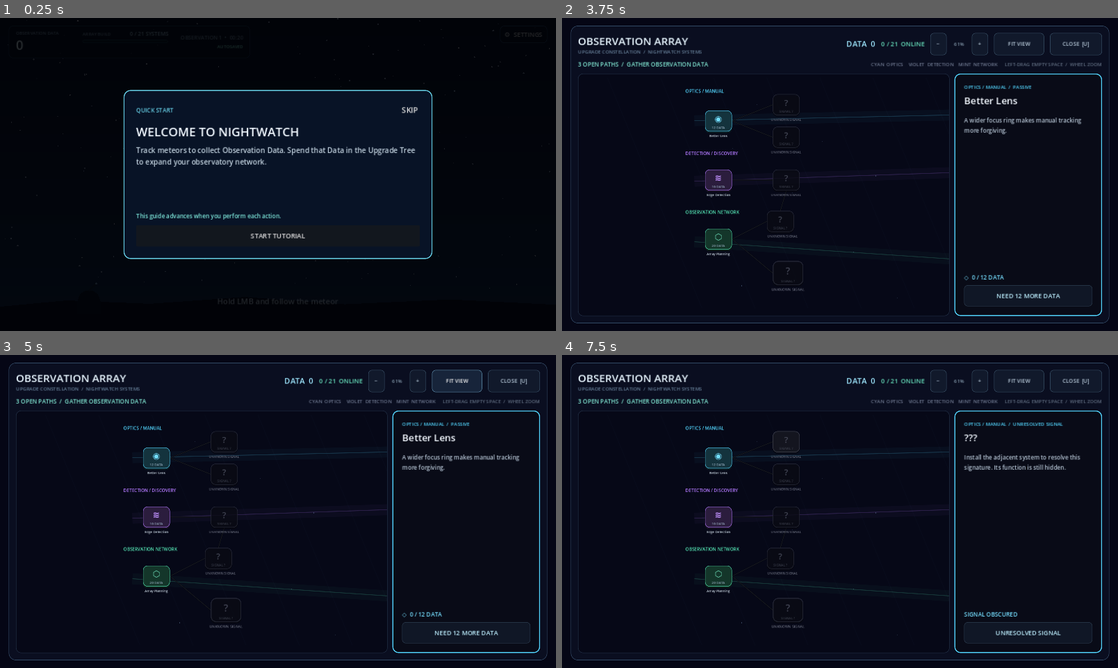
Above: before the commit, frames 1-4 (two rows, left to right).
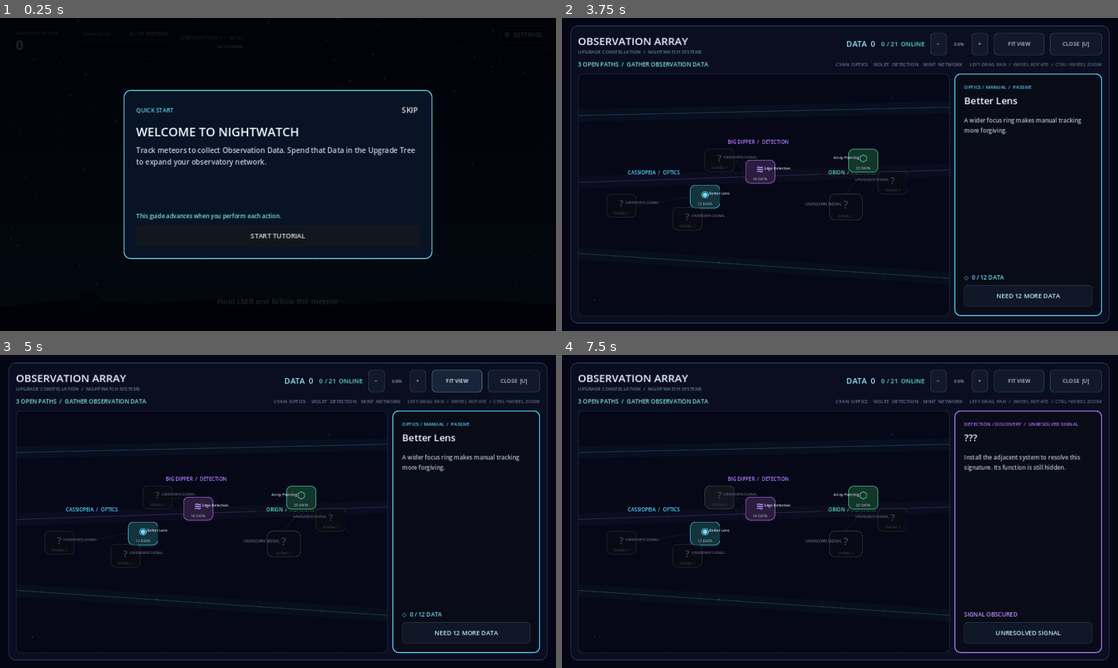
Above: after the commit, the same moments.

Repository: frotrue/nightwatch-array
Game: Godot game, scene res://scenes/main.tscn
Two runs of this game, one before a commit and one after it. Both use one fixed random seed, a clock stepped at 60 frames per second and the inputs below.
Inputs (mouse positions are in pixels of both pictures, inside the frame that each line leads up to):
- Up to frame 1 (0.25 s): no input
- Up to frame 2 (3.75 s): click "SKIP" at 0.5 s; click "⚙ SETTINGS" at 1.25 s; click "REPLAY TUTORIAL" at 2 s; click "SKIP" at 2.75 s; tap Enter at 3.5 s; move the mouse to (962, 158) at 3.52 s; hold D from 3.53 s (still down); tap U at 3.6 s; click (962, 158) at 3.67 s
- Up to frame 3 (5 s): tap Space at 3.77 s; release D at 4.25 s; click "FIT VIEW" at 4.25 s
- Up to frame 4 (7.5 s): click "−" at 5 s; click "+" at 5.75 s; click "◉" at 6.5 s; click "?" at 7.25 s

The runs differ from the first frame. In frame 2, 4.1% of the frame differs, in the area x 3-92%, y 8-91%; in frame 3, 4.1%; in frame 4, 4.9%, in the area x 3-98%, y 8-96%.
Error in both runs: Invalid call. Nonexistent function 'get_mouse_filter_with_override' in base 'Button'. (res://scripts/observation_controller.gd:247)

Commit message:
feat: rotate the constellation chart

Diff:
--- a/localization/ui.csv
+++ b/localization/ui.csv
@@ -123,7 +123,7 @@
 TREE_CLOSE,CLOSE  [U],닫기  [U]
 TREE_START_OBSERVATION,START OBSERVATION  [U],관측 시작  [U]
 TREE_LEGEND,CYAN  OPTICS    VIOLET  DETECTION    MINT  NETWORK,청록  광학    보라  탐지    민트  관측망
-TREE_CONTROLS,LEFT-DRAG EMPTY SPACE  /  WHEEL ZOOM,빈 공간 좌클릭 드래그로 이동  /  휠로 확대·축소
+TREE_CONTROLS,LEFT-DRAG PAN  /  WHEEL ROTATE  /  CTRL+WHEEL ZOOM,좌클릭 드래그 이동  /  휠 회전  /  Ctrl+휠 확대·축소
 TREE_STATUS_READY,%d UPGRADE READY,시스템 설치 가능 %d개
 TREE_STATUS_PATHS,%d OPEN PATHS  /  GATHER OBSERVATION DATA,열린 경로 %d개  /  관측 데이터 필요
 TREE_STATUS_STABLE,OBSERVATION NETWORK STABLE,관측망 안정화 완료
@@ -158,6 +158,9 @@
 BRANCH_OPTICS,OPTICS / MANUAL,광학 / 수동 관측
 BRANCH_DETECTION,DETECTION / DISCOVERY,탐지 / 발견
 BRANCH_NETWORK,OBSERVATION NETWORK,관측망
+CONSTELLATION_CASSIOPEIA,CASSIOPEIA  /  OPTICS,카시오페이아자리  /  광학
+CONSTELLATION_BIG_DIPPER,BIG DIPPER  /  DETECTION,북두칠성  /  탐지
+CONSTELLATION_ORION,ORION  /  NETWORK,오리온자리  /  관측망
 EFFECT_PASSIVE,PASSIVE,지속 효과
 EFFECT_TRANSFORMATION,TRANSFORMATION,기능 확장
 EFFECT_DISCOVERY,DISCOVERY,발견
--- a/scripts/game_settings.gd
+++ b/scripts/game_settings.gd
@@ -7,12 +7,14 @@
 
 var locale: String = "en"
 var tutorial_completed: bool = false
+var research_chart_rotation: float = 0.0
 
 
 func _ready() -> void:
 	process_mode = Node.PROCESS_MODE_ALWAYS
 	locale = _load_locale()
 	tutorial_completed = _load_tutorial_completed()
+	research_chart_rotation = _load_research_chart_rotation()
 	TranslationServer.set_locale(locale)
 
 
@@ -50,6 +52,22 @@
 		push_warning("Could not save tutorial setting: %s" % error_string(error))
 
 
+func get_research_chart_rotation() -> float:
+	return research_chart_rotation
+
+
+func set_research_chart_rotation(value: float, persist: bool = true) -> void:
+	research_chart_rotation = wrapf(value, -PI, PI)
+	if not persist:
+		return
+	var config := ConfigFile.new()
+	config.load(SETTINGS_PATH)
+	config.set_value("research_chart", "rotation", research_chart_rotation)
+	var error := config.save(SETTINGS_PATH)
+	if error != OK:
+		push_warning("Could not save research chart rotation: %s" % error_string(error))
+
+
 func _load_locale() -> String:
 	var fallback := OS.get_locale_language().to_lower().left(2)
 	if fallback not in SUPPORTED_LOCALES:
@@ -68,6 +86,13 @@
 	return bool(config.get_value("onboarding", "tutorial_completed", false))
 
 
+func _load_research_chart_rotation() -> float:
+	var config := ConfigFile.new()
+	if config.load(SETTINGS_PATH) != OK:
+		return 0.0
+	return wrapf(float(config.get_value("research_chart", "rotation", 0.0)), -PI, PI)
+
+
 func _save_locale() -> void:
 	var config := ConfigFile.new()
 	config.load(SETTINGS_PATH)
--- a/scripts/upgrade_tree.gd
+++ b/scripts/upgrade_tree.gd
@@ -4,6 +4,7 @@
 signal tree_closed
 
 const Balance = preload("res://scripts/game_balance.gd")
+const ChartData = preload("res://scripts/research_chart_data.gd")
 
 const TREE_SIZE := Vector2(1460, 780)
 const NODE_SIZE := Vector2(92, 72)
@@ -11,6 +12,9 @@
 const MIN_ZOOM := 0.55
 const MAX_ZOOM := 1.28
 const HOLD_PURCHASE_SECONDS := 0.75
+const CHART_ORIGIN := Vector2(TREE_SIZE.x * 0.5, TREE_SIZE.y * 0.93)
+const ROTATION_STEP := deg_to_rad(6.0)
+const DEFAULT_ROTATION := 0.0
 const BACKGROUND_STARS := [
 	Vector2(74, 48), Vector2(184, 238), Vector2(267, 91), Vector2(386, 390),
 	Vector2(488, 215), Vector2(594, 590), Vector2(704, 82), Vector2(812, 414),
@@ -110,12 +114,15 @@
 var node_major_badges: Dictionary = {}
 var node_hold_bars: Dictionary = {}
 var branch_labels: Dictionary = {}
+var star_positions: Dictionary = {}
+var node_positions: Dictionary = {}
 
 var selected_node_id: String = ""
 var held_node_id: String = ""
 var hold_elapsed: float = 0.0
 var zoom: float = 0.78
 var pan_position := Vector2.ZERO
+var rotation_offset: float = DEFAULT_ROTATION
 var panning: bool = false
 var pan_mouse_button: int = 0
 var paused_by_tree: bool = false
@@ -143,6 +150,8 @@
 	settings_controller = controller
 	if not settings_controller.language_changed.is_connected(_on_language_changed):
 		settings_controller.language_changed.connect(_on_language_changed)
+	rotation_offset = settings_controller.get_research_chart_rotation()
+	_layout_chart()
 	_apply_locale()
 
 
@@ -156,7 +165,7 @@
 	paused_by_tree = not get_tree().paused
 	get_tree().paused = true
 	_refresh()
-	call_deferred("_reset_view")
+	call_deferred("_frame_frontier")
 	tree_opened.emit()
 
 
@@ -171,6 +180,8 @@
 	if paused_by_tree:
 		get_tree().paused = false
 	paused_by_tree = false
+	if settings_controller != null:
+		settings_controller.set_research_chart_rotation(rotation_offset)
 	Input.mouse_mode = Input.MOUSE_MODE_HIDDEN
 	tree_closed.emit()
 
@@ -245,11 +256,17 @@
 			get_viewport().set_input_as_handled()
 			return
 		if event.pressed and event.button_index == MOUSE_BUTTON_WHEEL_UP:
-			_zoom_at(event.position, 1.10)
+			if event.ctrl_pressed:
+				_zoom_at(event.position, 1.10)
+			else:
+				_rotate_chart(-ROTATION_STEP)
 			get_viewport().set_input_as_handled()
 			return
 		if event.pressed and event.button_index == MOUSE_BUTTON_WHEEL_DOWN:
-			_zoom_at(event.position, 1.0 / 1.10)
+			if event.ctrl_pressed:
+				_zoom_at(event.position, 1.0 / 1.10)
+			else:
+				_rotate_chart(ROTATION_STEP)
 			get_viewport().set_input_as_handled()
 			return
 	if event is InputEventMouseMotion and panning:
@@ -275,33 +292,35 @@
 
 
 func _reset_view() -> void:
+	rotation_offset = DEFAULT_ROTATION
+	_layout_chart()
+	if settings_controller != null:
+		settings_controller.set_research_chart_rotation(rotation_offset)
+	_frame_frontier()
+
+
+func _frame_frontier() -> void:
 	if content_clip == null or content_clip.size.x <= 1.0 or content_clip.size.y <= 1.0:
 		return
-	var visible_bounds := Rect2()
-	var has_visible_node := false
-	for button_variant in node_buttons.values():
-		var button: Button = button_variant
-		if not button.visible:
-			continue
-		var label: Label = node_names[String(button.get_meta("node_id"))]
-		var button_rect := Rect2(button.position, Vector2(maxf(button.size.x, label.size.x), button.size.y + 34.0))
-		visible_bounds = button_rect if not has_visible_node else visible_bounds.merge(button_rect)
-		has_visible_node = true
-	if not has_visible_node:
-		visible_bounds = Rect2(Vector2.ZERO, TREE_SIZE)
-	visible_bounds = visible_bounds.grow(44.0)
+	var visible_bounds := Rect2(CHART_ORIGIN, Vector2.ZERO)
+	for point_variant in star_positions.values():
+		var point := Vector2(point_variant)
+		visible_bounds = visible_bounds.expand(point)
+	visible_bounds = visible_bounds.grow(72.0)
+	var horizontal_extent := maxf(absf(visible_bounds.position.x - CHART_ORIGIN.x), absf(visible_bounds.end.x - CHART_ORIGIN.x))
+	var upward_extent := maxf(1.0, CHART_ORIGIN.y - visible_bounds.position.y)
 	zoom = clampf(
-		minf(content_clip.size.x / visible_bounds.size.x, content_clip.size.y / visible_bounds.size.y) * 0.94,
+		minf((content_clip.size.x - 36.0) / maxf(horizontal_extent * 2.0, 1.0), (content_clip.size.y - 28.0) / upward_extent) * 0.94,
 		MIN_ZOOM,
 		1.0
 	)
-	pan_position = (content_clip.size - visible_bounds.size * zoom) * 0.5 - visible_bounds.position * zoom
+	pan_position = Vector2(content_clip.size.x * 0.5, content_clip.size.y - 18.0) - CHART_ORIGIN * zoom
 	_apply_transform()
 
 
 func _on_content_resized() -> void:
 	if is_open() and content_clip.size.x > 1.0 and content_clip.size.y > 1.0:
-		call_deferred("_reset_view")
+		call_deferred("_frame_frontier")
 
 
 func _apply_transform() -> void:
@@ -309,6 +328,65 @@
 	tree_canvas.scale = Vector2.ONE * zoom
 	if zoom_label != null:
 		zoom_label.text = "%d%%" % int(round(zoom * 100.0))
+
+
+func _rotate_chart(amount: float) -> void:
+	rotation_offset = wrapf(rotation_offset + amount, -PI, PI)
+	if settings_controller != null:
+		settings_controller.set_research_chart_rotation(rotation_offset, false)
+	_layout_chart()
+
+
+func _layout_chart() -> void:
+	if tree_canvas == null:
+		return
+	star_positions.clear()
+	node_positions.clear()
+	for constellation_id in ChartData.CONSTELLATIONS:
+		var constellation: Dictionary = ChartData.CONSTELLATIONS[constellation_id]
+		var placement: Dictionary = ChartData.PLACEMENTS[constellation_id]
+		var anchor := CHART_ORIGIN + Vector2.RIGHT.rotated(float(placement.anchor_angle)) * float(placement.anchor_radius)
+		var tilt := float(placement.tilt)
+		var scale_amount := float(placement.scale)
+		for star_variant in constellation.stars:
+			var star: Dictionary = star_variant
+			var local_offset := Vector2(star.local_position).rotated(tilt) * scale_amount
+			var base_position := anchor + local_offset
+			var chart_position := CHART_ORIGIN + (base_position - CHART_ORIGIN).rotated(rotation_offset)
+			var star_key := "%s/%s" % [constellation_id, String(star.id)]
+			star_positions[star_key] = chart_position
+			var node_id := String(star.get("node_id", ""))
+			if not node_id.is_empty():
+				node_positions[node_id] = chart_position
+	for node_id in node_positions:
+		if not node_buttons.has(node_id):
+			continue
+		var button: Button = node_buttons[node_id]
+		var shadow: PanelContainer = node_shadows[node_id]
+		var label: Label = node_names[node_id]
+		var center := Vector2(node_positions[node_id])
+		button.position = center - button.size * 0.5
+		shadow.position = button.position + Vector2(0, 5)
+		var label_direction := 1.0 if center.x < CHART_ORIGIN.x else -1.0
+		label.position = center + Vector2(12.0 * label_direction, -18.0)
+		if label_direction < 0.0:
+			label.position.x -= label.size.x
+		label.horizontal_alignment = HORIZONTAL_ALIGNMENT_LEFT if label_direction > 0.0 else HORIZONTAL_ALIGNMENT_RIGHT
+	_layout_branch_labels()
+	tree_canvas.queue_redraw()
+
+
+func _layout_branch_labels() -> void:
+	for constellation_id in ChartData.CONSTELLATIONS:
+		var constellation: Dictionary = ChartData.CONSTELLATIONS[constellation_id]
+		var branch_id := String(constellation.branch)
+		if not branch_labels.has(branch_id):
+			continue
+		var placement: Dictionary = ChartData.PLACEMENTS[constellation_id]
+		var anchor := CHART_ORIGIN + Vector2.RIGHT.rotated(float(placement.anchor_angle)) * float(placement.anchor_radius)
+		var rotated_anchor := CHART_ORIGIN + (anchor - CHART_ORIGIN).rotated(rotation_offset)
+		var label: Label = branch_labels[branch_id]
+		label.position = rotated_anchor + Vector2(-110.0, -118.0)
 
 
 func _on_node_hold_started(node_id: String) -> void:
@@ -600,8 +678,9 @@
 	_refresh_phase_context()
 	legend_label.text = tr("TREE_LEGEND")
 	controls_label.text = "    " + tr("TREE_CONTROLS")
-	for branch_id in branch_labels:
-		branch_labels[branch_id].text = _branch_name(branch_id)
+	for constellation_id in ChartData.CONSTELLATIONS:
+		var constellation: Dictionary = ChartData.CONSTELLATIONS[constellation_id]
+		branch_labels[String(constellation.branch)].text = tr(String(constellation.label_key))
 	if progression != null:
 		node_visual_keys.clear()
 		_refresh()
@@ -745,14 +824,16 @@
 	for definition in Balance.UPGRADE_NODES:
 		_build_node_button(definition)
 	_build_detail_panel(content_row)
+	_layout_chart()
 
 
 func _build_branch_labels() -> void:
-	var rows := {"optics": 34.0, "detection": 245.0, "network": 444.0}
-	for branch_id in ["optics", "detection", "network"]:
+	for constellation_id in ChartData.CONSTELLATIONS:
+		var constellation: Dictionary = ChartData.CONSTELLATIONS[constellation_id]
+		var branch_id := String(constellation.branch)
 		var branch: Dictionary = Balance.BRANCHES[branch_id]
-		var label := _make_label(_branch_name(branch_id), 15, branch.color)
-		label.position = Vector2(24.0, float(rows[branch_id]))
+		var label := _make_label(tr(String(constellation.label_key)), 15, branch.color)
+		label.position = Vector2.ZERO
 		label.size = Vector2(300, 28)
 		tree_canvas.add_child(label)
 		branch_labels[branch_id] = label
--- a/tests/smoke_test.gd
+++ b/tests/smoke_test.gd
@@ -260,8 +260,21 @@
 		"edge_detection": opening_detection.position,
 		"array_planning": opening_network.position
 	}
-	_check(is_equal_approx(opening_optics.position.x, opening_detection.position.x) and is_equal_approx(opening_detection.position.x, opening_network.position.x), "opening branch cards use the permanent branch-aligned layout")
-	_check(opening_optics.position.y < opening_detection.position.y and opening_detection.position.y < opening_network.position.y, "opening branches are stacked like the full research tree")
+	var chart_data = load("res://scripts/research_chart_data.gd")
+	var expected_chart_node_ids: Array[String] = []
+	for definition in balance.UPGRADE_NODES:
+		expected_chart_node_ids.append(String(definition.id))
+	var chart_validation_errors: Array[String] = chart_data.validation_errors(expected_chart_node_ids)
+	_check(chart_validation_errors.is_empty(), "research chart maps every upgrade exactly once with valid constellation segments")
+	_check(opening_optics.position != opening_detection.position and opening_detection.position != opening_network.position, "opening research nodes occupy distinct constellation positions")
+	var optics_center_before := opening_optics.position + opening_optics.size * 0.5
+	var optics_radius_before := optics_center_before.distance_to(game.upgrade_tree.CHART_ORIGIN)
+	game.upgrade_tree._rotate_chart(game.upgrade_tree.ROTATION_STEP)
+	var optics_center_after := opening_optics.position + opening_optics.size * 0.5
+	_check(is_equal_approx(optics_radius_before, optics_center_after.distance_to(game.upgrade_tree.CHART_ORIGIN)), "mouse-wheel chart rotation preserves each star's polar radius")
+	_check(absf((optics_center_before - game.upgrade_tree.CHART_ORIGIN).angle_to(optics_center_after - game.upgrade_tree.CHART_ORIGIN) - game.upgrade_tree.ROTATION_STEP) < 0.001, "research chart rotation changes only the global polar angle")
+	game.upgrade_tree._reset_view()
+	_check(is_zero_approx(game.upgrade_tree.rotation_offset), "research chart reset returns to north")
 	_check(game.upgrade_tree.node_buttons["long_exposure"].visible and game.upgrade_tree.node_buttons["long_exposure"].get_meta("visual_state") == "teaser", "one upcoming system is previewed as an unresolved signal")
 	_check(opening_optics.size.x <= 104.0 and opening_optics.size.y <= 82.0, "research nodes use compact icon-first tiles")
 	_check(game.upgrade_tree.detail_panel.visible and game.upgrade_tree.selected_node_id == "better_lens", "fixed inspector defaults to the first actionable system")
Binary file changed: localization/ui.en.translation
Binary file changed: localization/ui.ko.translation
Not shown, added: scripts/research_chart_data.gd.uid
